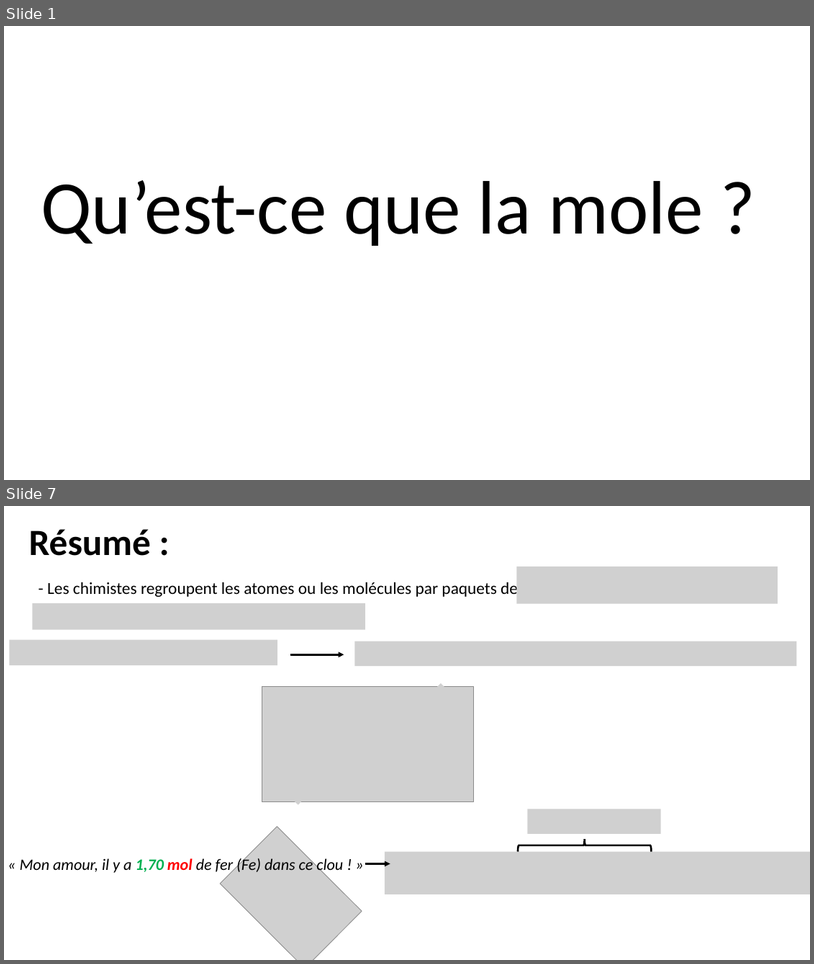
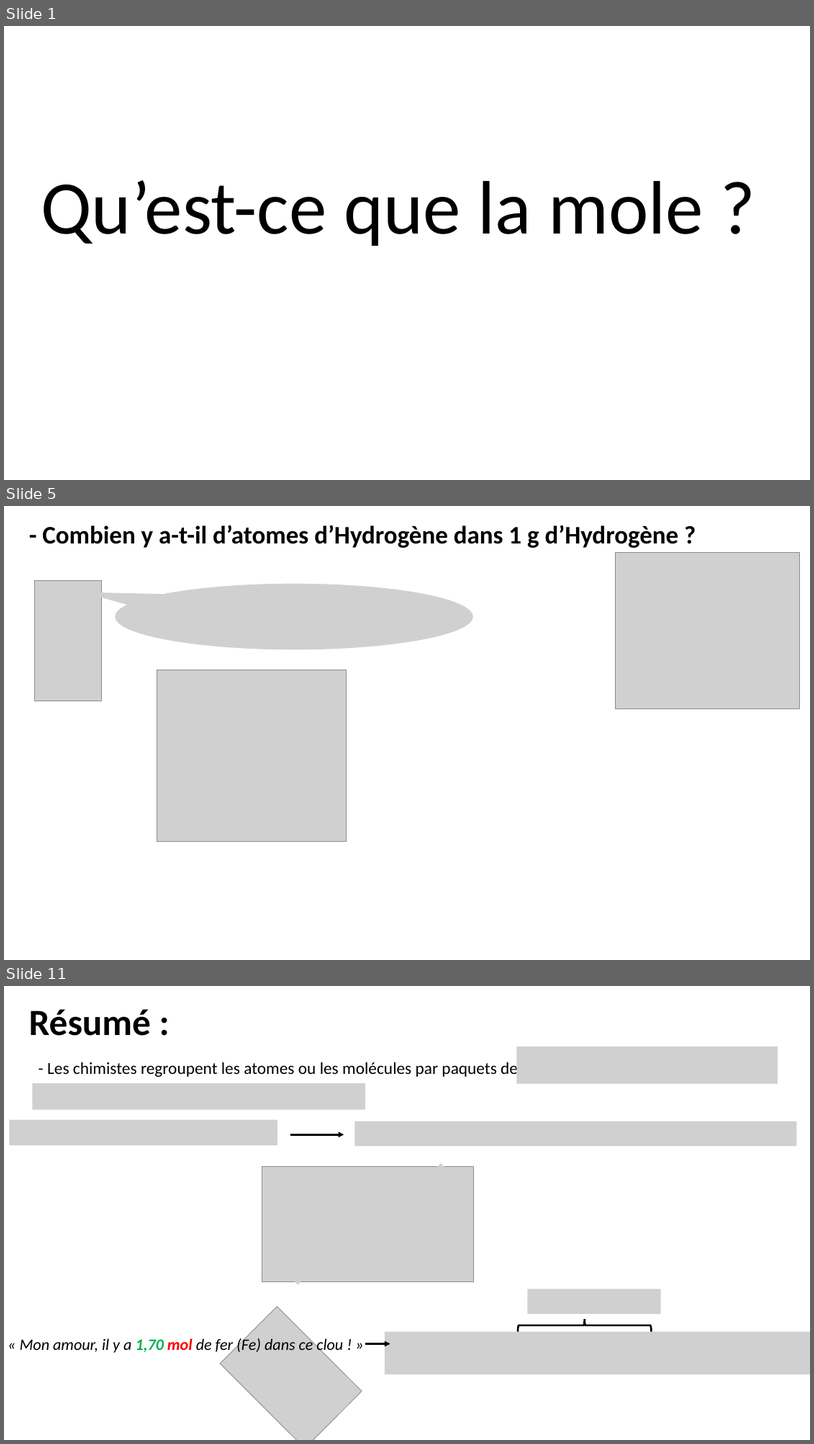
Before and after one commit to pierreghesqui/Lyc-e, a slide deck: Seconde/Chapitre9-LaMole/Activité/Mole.pptx. Shown one above the other, each under a label of ours: slides 1 and 7 before the commit, slides 1, 5 and 11 after it; the slides between them are not shown. The pictures are 814x964 and 814x1444 pixels, drawn with LibreOffice and Linux fonts; fonts in the diff are those of the drawing; grey boxes stand for pictures. Boxes give left, top, right and bottom in pixels: in the first picture for what was removed or moved away, otherwise in the second. Text is boxed around its words. In the diff, an @@ line names an element or a change of style, - is before the commit and + after.

```diff
--- a/Seconde/Chapitre9-LaMole/Activité/Mole.pptx
+++ b/Seconde/Chapitre9-LaMole/Activité/Mole.pptx
@@ slide 5 added at <box>4,506,810,960</box>, background #FFFFFF @@
@@ text added at <box>42,525,679,548</box>, 30 pt, text #000000, bold @@
+- Combien y a-t-il d’atomes d’Hydrogène dans 1 g d’Hydrogène ?
@@ picture added at <box>615,552,800,708</box> @@
@@ picture added at <box>34,580,101,701</box> @@
@@ picture added at <box>116,584,473,649</box> @@
@@ picture added at <box>157,670,347,842</box> @@
@@ picture added at <box>170,800,339,825</box> @@
@@ what was slide 7 is now slide 11 @@
```
Also in this commit, not shown: 4 slides changed, 4 other slides added, 1 slide removed, 6 other files.
